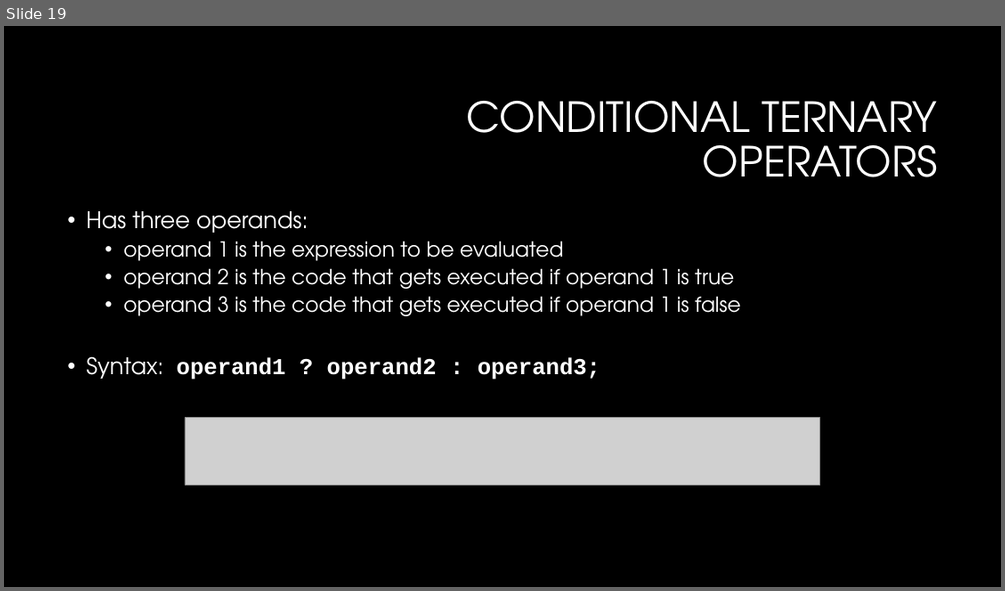
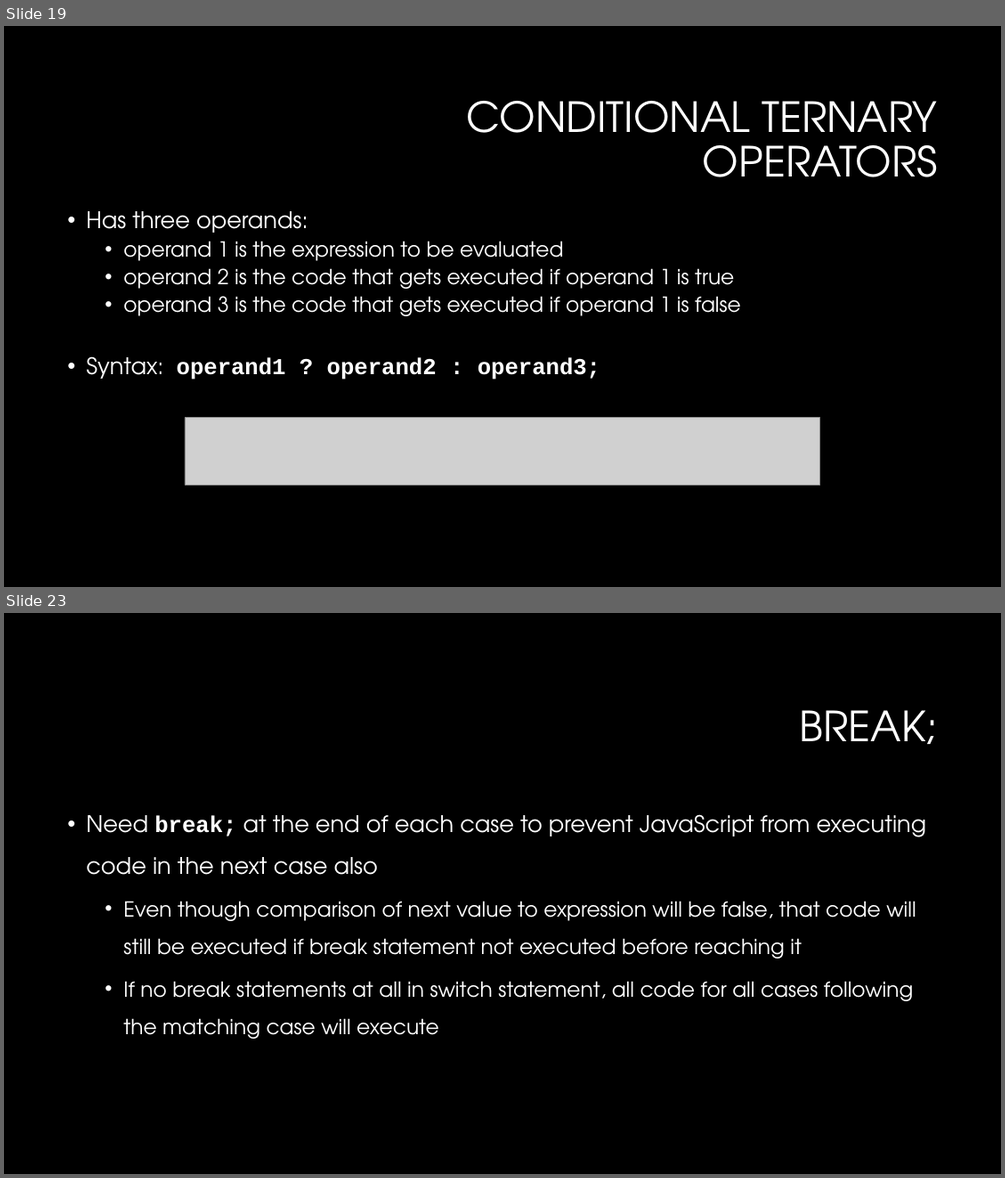
Before and after one commit to dtarvin/JavaScript-Class, a slide deck: slides for class/my slides/conditional-logic.pptx. Shown one above the other, each under a label of ours: slide 19 before the commit, slides 19 and 23 after it; the slides between them are not shown. The pictures are 1005x591 and 1005x1178 pixels, drawn with LibreOffice and Linux fonts; fonts in the diff are those of the drawing; grey boxes stand for pictures; background and template pictures are left out. Boxes give left, top, right and bottom in pixels: in the first picture for what was removed or moved away, otherwise in the second. Text is boxed around its words. In the diff, an @@ line names an element or a change of style, - is before the commit and + after.

```diff
--- a/slides for class/my slides/conditional-logic.pptx
+++ b/slides for class/my slides/conditional-logic.pptx
@@ slide 23 added at <box>4,613,1001,1174</box>, background #000000 @@
@@ title added at <box>800,710,938,744</box>, 40 pt, text #FFFFFF @@
+BREAK;
@@ text added at <box>86,814,926,1038</box>, 20 pt, text #FFFFFF @@
+• Need break; at the end of each case to prevent JavaScript from executing code in the next case also
+  • Even though comparison of next value to expression will be false, that code will still be executed if break statement not executed before reaching it
+  • If no break statements at all in switch statement, all code for all cases following the matching case will execute
```
Also in this commit, not shown: 2 slides changed, 4 other slides added, 31 other files.
